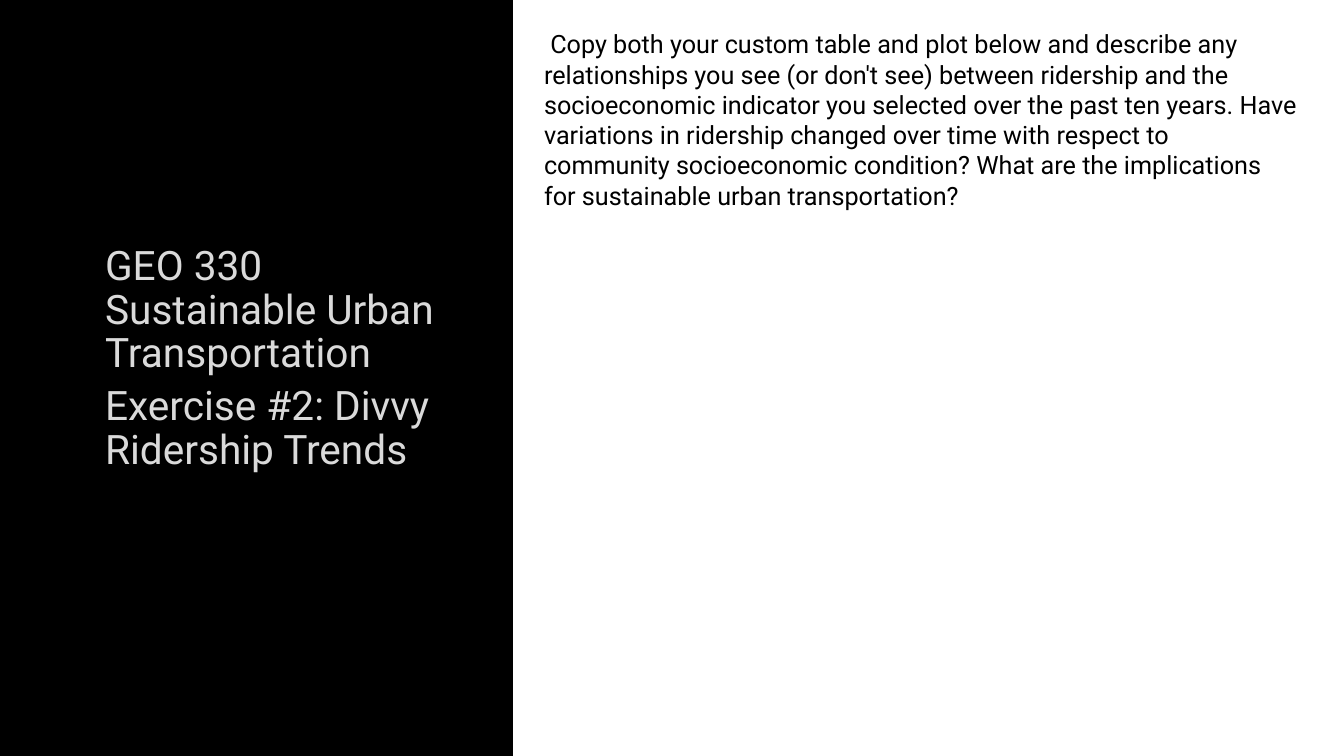
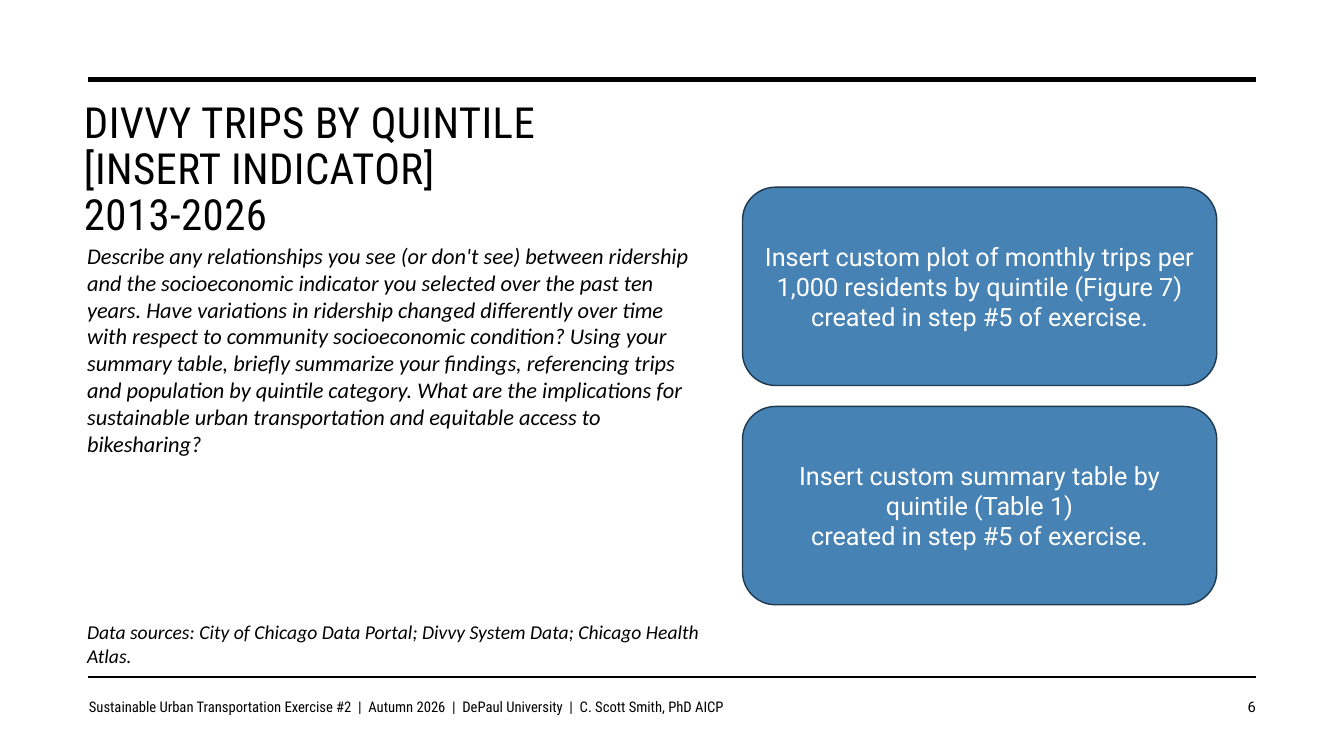
Before and after one commit to justenvirons/pedagogy, a slide deck: slide 6 of 2027/GEO330_Fall_Quarter/exercises/Exercise_02/slides/Exercise02_Template.pptx. Drawn at 1344x756 pixels with LibreOffice and Linux fonts; fonts in the diff are those of the drawing; background and template pictures are left out. Boxes give left, top, right and bottom in pixels: in the first picture for what was removed or moved away, otherwise in the second. Text is boxed around its words. In the diff, an @@ line names an element or a change of style, - is before the commit and + after.

```diff
--- a/2027/GEO330_Fall_Quarter/exercises/Exercise_02/slides/Exercise02_Template.pptx
+++ b/2027/GEO330_Fall_Quarter/exercises/Exercise_02/slides/Exercise02_Template.pptx
@@ background picture (left out) to #FFFFFF @@
@@ rectangle removed at <box>513,0,1344,756</box> @@
@@ line added from (89, 80) to (1256, 80), #000000 3.5 pt @@
@@ title added at <box>84,107,535,231</box>, 30.6 pt, text #000000 @@
+DIVVY TRIPS BY QUINTILE
+[INSERT INDICATOR]
+2013-2026
@@ rounded rectangle added at <box>743,188,1218,386</box>, fill #4682B4, outline #1F394F 1 pt, 18 pt, text #FFFFFF @@
+Insert custom plot of monthly trips per 1,000 residents by quintile (Figure 7)
+created in step #5 of exercise.
@@ text at <box>87,248,688,456</box>: text changed; size 18 to 16 pt; font Roboto to Calibri; italic on @@
-Copy both your custom table and plot below and describe any relationships you see (or don't see) between ridership and the socioeconomic indicator you selected over the past ten years. Have variations in ridership changed over time with respect to community socioeconomic condition? What are the implications for sustainable urban transportation?
+Describe any relationships you see (or don't see) between ridership and the socioeconomic indicator you selected over the past ten years. Have variations in ridership changed differently over time with respect to community socioeconomic condition? Using your summary table, briefly summarize your findings, referencing trips and population by quintile category. What are the implications for sustainable urban transportation and equitable access to bikesharing?
@@ text removed at <box>105,250,433,473</box> @@
-GEO 330 Sustainable Urban Transportation
-Exercise #2: Divvy Ridership Trends
@@ rounded rectangle added at <box>743,406,1218,605</box>, fill #4682B4, outline #1F394F 1 pt, 18 pt, text #FFFFFF @@
+Insert custom summary table by quintile (Table 1)
+created in step #5 of exercise.
@@ text added at <box>87,625,699,643</box>, 14 pt, text #000000, italic @@
+Data sources: City of Chicago Data Portal; Divvy System Data; Chicago Health Atlas.
@@ line added from (89, 678) to (1256, 678), #000000 1 pt @@
@@ text added at <box>89,701,723,715</box>, 10.5 pt, text #000000 @@
+Sustainable Urban Transportation Exercise #2 | Autumn 2026 | DePaul University | C. Scott Smith, PhD AICP
@@ page number added at <box>1248,701,1256,712</box>, 10.5 pt, text #000000 @@
+6
```
Also in this commit, not shown: 1 other slide changed, 6 slides added, 4 slides removed, 1 other file.
